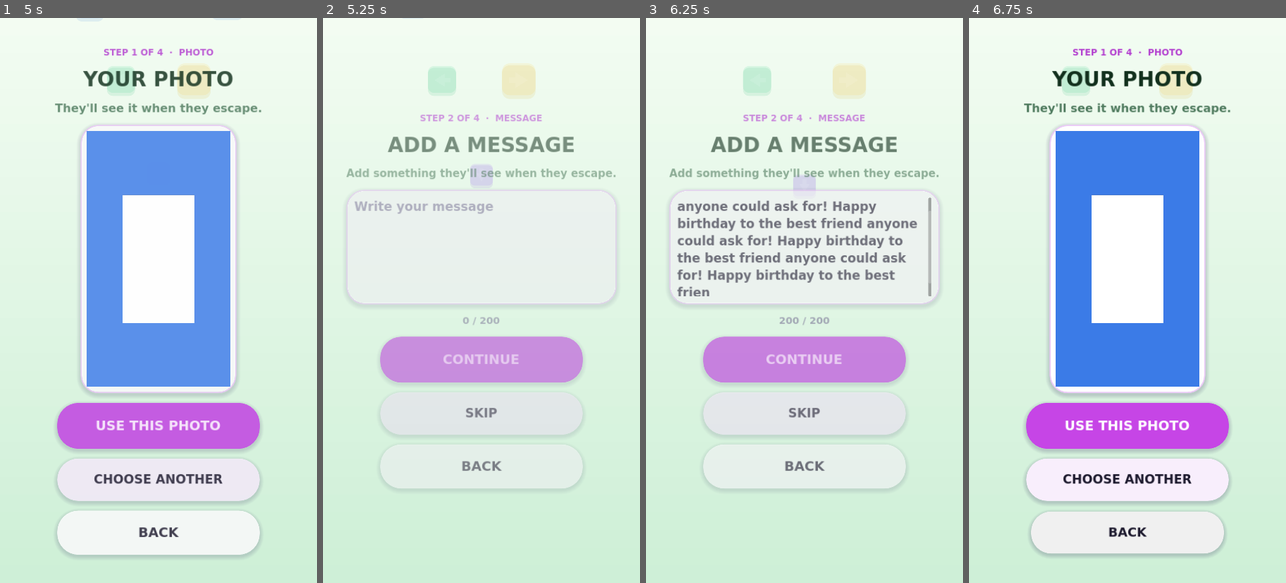
Above: before the commit, frames 1-4 (left to right).
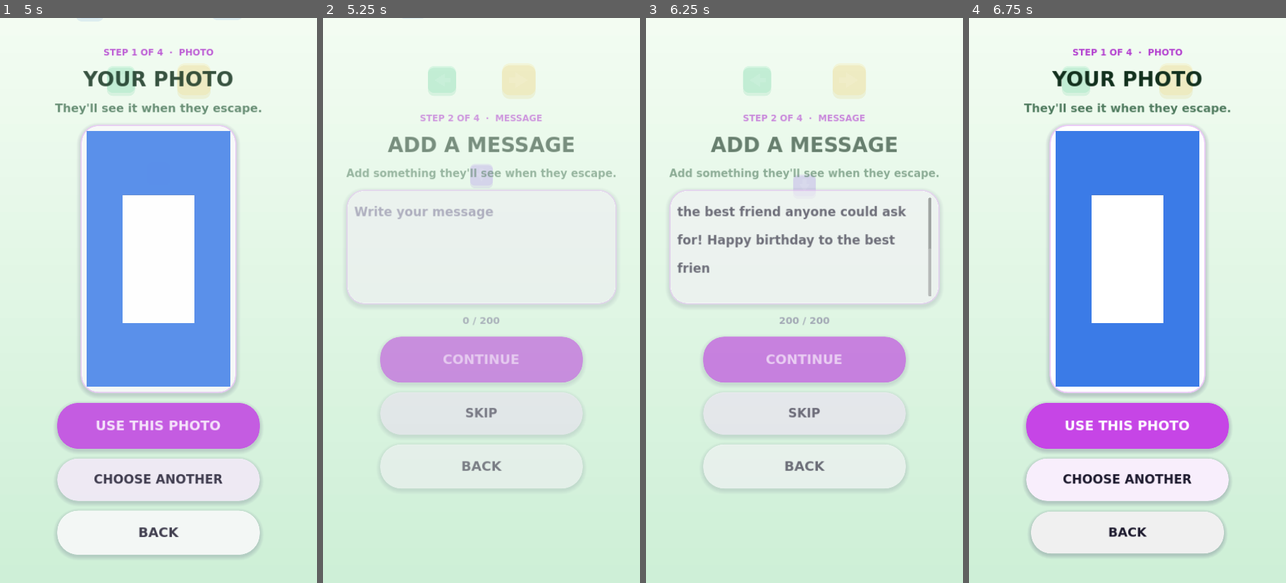
Above: after the commit, the same moments.

Repository: zaknounloay-bot/ChainEscape
Game: Godot game, scene res://tools/SocialSmoke.tscn
Two runs of this game, one before a commit and one after it. Both use one fixed random seed, a clock stepped at 60 frames per second and the inputs below. This scene is started directly instead of the project's main scene.
Inputs (mouse positions are in pixels of both pictures, inside the frame that each line leads up to):
- Up to frame 1 (5 s): click "CONTINUE - LEVEL 13" at 0.5 s; click "CONTINUE - LEVEL 13" at 1.25 s; click (28, 46) at 2.02 s; click (272, 97) at 2.75 s; click "LEVEL SELECT" at 3.5 s; tap Enter at 4.25 s; move the mouse to (228, 272) at 4.27 s; tap R at 4.35 s; click (228, 272) at 4.42 s
- Up to frame 2 (5.25 s): drag from (418, 328) to (465, 413) at 5.02 s
- Up to frame 3 (6.25 s): click (804, 215) at 5.75 s
- Up to frame 4 (6.75 s): move the mouse to (1159, 176) at 6.52 s; tap R at 6.6 s

Frame 1 is identical in both runs. In frame 2, 0.5% of the frame differs, in the area x 10-54%, y 32-36%; in frame 3, 4.2%, in the area x 9-86%, y 32-50%; in frame 4, nothing differs.

Commit message:
Social MVP 0.2A fix: personal messages in any language (Arabic, Hebrew, French...)
Root cause: the UI font is a SystemFont; on the Web build the browser gives
Godot no system fonts, so text falls back to the engine's Open Sans
(Latin / Greek / Cyrillic only) and Arabic / Hebrew drew as boxes.

- MessageText (scripts/social/message_text.gd): message-only copy of the
  UI font with bundled fallbacks Noto Sans Arabic + Noto Sans Hebrew
  SemiBold (WOFF2, ~60 KB, OFL). Shared UI font unchanged.
- Direction: Godot's ICU BiDi + HarfBuzz (TEXT_DIRECTION_AUTO per line);
  no manual reversing. Review quotes isolate each line (FSI/PDI).
- Applied to the message card, the desktop TextEdit and the Review
  message; reusable for the recipient reveal.
- SocialSmoke: coverage, direction and Arabic joining for EN / FR / HE /
  AR / mixed / numbers / RU on a Web-equivalent font (reproduces the bug
  without the fallbacks). Emoji remain unsupported (boxes), reported.

Co-Authored-By: Claude Opus 5.5 <noreply@anthropic.com>
Claude-Session: https://claude.ai/code/session_01GRm9VEFDvmwaGJVPJCdu91

Diff:
--- /dev/null
+++ b/scripts/social/message_text.gd
@@ -0,0 +1,65 @@
+class_name MessageText
+## Social: how a user-written personal message is drawn, in any language.
+## Used by every screen that shows the message (creator card and review
+## now, the recipient reveal later).
+##
+## Glyphs: the UI font (Palette.font) is a SystemFont. On the Web build the
+## browser gives Godot no access to system fonts, so it falls back to the
+## engine's built-in Open Sans (Latin, Greek, Cyrillic only). Messages get
+## their own copy of that font with bundled fallbacks for the scripts it
+## lacks (Arabic, Hebrew). The shared UI font is not changed.
+## To support another script later, add its font to FALLBACKS (order =
+## priority). Large ones (CJK, color emoji) should be loaded on demand
+## rather than bundled.
+##
+## Direction: Godot's text server (ICU BiDi + HarfBuzz) shapes Arabic and
+## orders mixed RTL / LTR text by the Unicode BiDi algorithm. Each line
+## takes its direction from its first strong letter (TEXT_DIRECTION_AUTO);
+## strings are never reversed by hand.
+
+const FALLBACKS := [
+	"res://assets/fonts/NotoSansArabic-SemiBold.woff2",
+	"res://assets/fonts/NotoSansHebrew-SemiBold.woff2",
+]
+## Unicode isolates: the message keeps its own direction inside the
+## quotes (U+2068 FIRST STRONG ISOLATE ... U+2069 POP DIRECTIONAL ISOLATE).
+static var FSI := String.chr(0x2068)
+static var PDI := String.chr(0x2069)
+
+static var _fonts: Dictionary = {}
+
+
+## The UI font of that weight plus the multilingual fallbacks.
+static func font(weight: int = 800) -> Font:
+	if _fonts.has(weight):
+		return _fonts[weight]
+	var f: Font = Palette.font(weight).duplicate()
+	var chain: Array[Font] = []
+	for path in FALLBACKS:
+		var fb := load(path) as Font
+		if fb:
+			chain.append(fb)
+	f.fallbacks = chain
+	_fonts[weight] = f
+	return f
+
+
+## Makes a Label ready for any personal message.
+static func apply(label: Label, weight: int = 800) -> void:
+	label.add_theme_font_override("font", font(weight))
+	label.text_direction = Control.TEXT_DIRECTION_AUTO
+	label.language = ""  # detected per run by the text server
+
+
+static func apply_edit(edit: TextEdit, weight: int = 800) -> void:
+	edit.add_theme_font_override("font", font(weight))
+	edit.text_direction = Control.TEXT_DIRECTION_AUTO
+
+
+## The message in quotes; the message itself is isolated, so an Arabic or
+## Hebrew message stays right-to-left while the quote marks stay in place.
+static func quoted(message: String) -> String:
+	var lines := message.split("\n")
+	for i in lines.size():
+		lines[i] = FSI + lines[i] + PDI
+	return "“" + "\n".join(lines) + "”"
--- a/scripts/social/reveal_creator.gd
+++ b/scripts/social/reveal_creator.gd
@@ -393,6 +393,7 @@
 		card.custom_minimum_size = Vector2(WIDTH, 260)
 		card.pressed.connect(func(): AudioManager.play_ui_tap())
 		_message_text = _label("", 28, Palette.TEXT, 800)
+		MessageText.apply(_message_text)  # any language, RTL / LTR
 		_message_text.autowrap_mode = TextServer.AUTOWRAP_WORD_SMART
 		_message_text.vertical_alignment = VERTICAL_ALIGNMENT_CENTER
 		_message_text.max_lines_visible = CreatorSession.MESSAGE_MAX_LINES
@@ -413,7 +414,7 @@
 		_message_edit.name = "MessageEdit"
 		_message_edit.placeholder_text = "Write your message"
 		_message_edit.wrap_mode = TextEdit.LINE_WRAPPING_BOUNDARY
-		_message_edit.add_theme_font_override("font", Palette.font(800))
+		MessageText.apply_edit(_message_edit)  # any language, RTL / LTR
 		_message_edit.add_theme_font_size_override("font_size", 28)
 		_message_edit.add_theme_color_override("font_color", Palette.TEXT)
 		_message_edit.add_theme_color_override("font_placeholder_color", Palette.TEXT_SOFT)
@@ -601,6 +602,7 @@
 	inner.add_child(_review_no_photo)
 	# The whole message fits: 200 characters wrap to at most 8 lines here.
 	_review_message = _label("", 24, Palette.TEXT, 800)
+	MessageText.apply(_review_message)  # any language, RTL / LTR
 	_review_message.name = "ReviewMessage"
 	_review_message.autowrap_mode = TextServer.AUTOWRAP_WORD_SMART
 	_review_message.custom_minimum_size = Vector2(WIDTH - 60.0, 0)
@@ -647,7 +649,7 @@
 		var img := Vector2(session.image_size)
 		var s := minf(WIDTH * 0.8 / img.x, max_h / img.y)
 		_review_photo.custom_minimum_size = (img * s).floor()
-	_review_message.text = ("“%s”" % session.message) if session.has_message() else "No message"
+	_review_message.text = MessageText.quoted(session.message) if session.has_message() else "No message"
 	_review_message.add_theme_color_override("font_color", Palette.TEXT if session.has_message() else Palette.TEXT_SOFT)
 	_review_difficulty.text = "DIFFICULTY  ·  %s" % DIFFICULTY_TEXT.get(session.difficulty, ["NOT CHOSEN"])[0]
 	var errors := session.validate()
--- a/tools/social_smoke.gd
+++ b/tools/social_smoke.gd
@@ -148,6 +148,7 @@
 ## desktop dialog deliver them).
 func _test_reveal_creator(social: SocialScreen) -> void:
 	_test_session_rules()
+	_test_multilingual()
 	var cr: RevealCreator = social.creator
 	var wide := _test_jpeg(1600, 900, Color("#E8703A"))
 	var tall := _test_jpeg(900, 1600, Color("#3A7BE8"))
@@ -288,6 +289,75 @@
 	await _wait(0.8)
 
 
+## Personal messages in any language (0.2A fix). Shapes each sample with
+## the message font as the Web build has it (engine font + bundled
+## fallbacks, no system fonts): every glyph found, the right direction,
+## Arabic letters joined.
+const MESSAGES := {
+	"en": ["Happy Birthday!", TextServer.DIRECTION_LTR],
+	"fr": ["Joyeux anniversaire! Très belle journée. é è ê ë à â ç ù û ô ï", TextServer.DIRECTION_LTR],
+	"he": ["מזל טוב! יום הולדת שמח", TextServer.DIRECTION_RTL],
+	"ar": ["كل عام وأنت بخير", TextServer.DIRECTION_RTL],
+	"en+ar": ["Happy Birthday أحمد", TextServer.DIRECTION_LTR],
+	"he+en": ["מזל טוב Loay", TextServer.DIRECTION_RTL],
+	"fr+ar": ["Bonjour أحمد", TextServer.DIRECTION_LTR],
+	"ar-num": ["عمرك ٣٠ سنة! (30) مبروك، يا صديقي؟", TextServer.DIRECTION_RTL],
+	"he-num": ["שלום, מה שלומך? 123! (בדיוק)", TextServer.DIRECTION_RTL],
+	"ru": ["С днём рождения!", TextServer.DIRECTION_LTR],
+}
+
+
+func _test_multilingual() -> void:
+	var ts := TextServerManager.get_primary_interface()
+	_check(ts.has_feature(TextServer.FEATURE_BIDI_LAYOUT) and ts.has_feature(TextServer.FEATURE_SHAPING), "text server has BiDi + shaping (%s)" % ts.get_name())
+	# As on the Web: the engine font plus the bundled fallbacks, and no
+	# system fonts to fall back on.
+	var web_font: FontFile = ThemeDB.fallback_font.duplicate()
+	web_font.allow_system_fallback = false
+	var chain: Array[Font] = []
+	for fb: FontFile in MessageText.font().fallbacks:
+		var c: FontFile = fb.duplicate()
+		c.allow_system_fallback = false
+		chain.append(c)
+	web_font.fallbacks = chain
+	var plain: FontFile = ThemeDB.fallback_font.duplicate()
+	plain.allow_system_fallback = false
+	_check(_shape(TextServerManager.get_primary_interface(), plain, "كل عام وأنت بخير")["missing"] > 0,
+			"without the fallbacks, Arabic is missing on the Web font (the reported bug)")
+	_check(web_font.fallbacks.size() == 2, "message font carries the Arabic + Hebrew fallbacks")
+	_check(Palette.font(800).fallbacks.is_empty(), "the shared UI font is unchanged (no fallbacks added)")
+	for key in MESSAGES:
+		var text: String = MESSAGES[key][0]
+		var r := _shape(ts, web_font, text)
+		_check(r["missing"] == 0, "%s: every glyph found (%d missing)" % [key, r["missing"]])
+		_check(r["dir"] == MESSAGES[key][1], "%s: direction %s" % [key, "RTL" if MESSAGES[key][1] == TextServer.DIRECTION_RTL else "LTR"])
+	# Arabic joining: a letter inside a word uses a different (joined) glyph
+	# than the same letter alone.
+	var alone: int = _shape(ts, web_font, "ع")["glyphs"][0]["index"]
+	var joined: Array = _shape(ts, web_font, "عام")["glyphs"]
+	_check(joined.any(func(g): return g["index"] != alone) and joined.all(func(g): return g["index"] != alone), "Arabic letters are shaped (joined forms)")
+	var emoji := _shape(ts, web_font, "🎉❤️")
+	print("emoji on the Web font: %d of %d glyphs missing (drawn as boxes)" % [emoji["missing"], emoji["glyphs"].size()])
+	# Quoting isolates the message and never drops a character.
+	var q := MessageText.quoted("a\nb")
+	_check(q.begins_with("\u201C") and q.ends_with("\u201D") and q.count(String.chr(0x2068)) == 2 and q.count(String.chr(0x2069)) == 2, "quoted() isolates every line")
+	_check(_shape(ts, web_font, MessageText.quoted("كل عام وأنت بخير"))["missing"] == 0, "isolate marks are invisible (no boxes)")
+
+
+func _shape(ts: TextServer, f: Font, text: String) -> Dictionary:
+	var rid := ts.create_shaped_text()
+	ts.shaped_text_add_string(rid, text, f.get_rids(), 30)
+	ts.shaped_text_shape(rid)
+	var glyphs := ts.shaped_text_get_glyphs(rid)
+	var missing := 0
+	for g in glyphs:
+		if not (g["font_rid"] as RID).is_valid() and (g["flags"] & TextServer.GRAPHEME_IS_VIRTUAL) == 0:
+			missing += 1
+	var out := {"glyphs": glyphs, "missing": missing, "dir": ts.shaped_text_get_inferred_direction(rid)}
+	ts.free_rid(rid)
+	return out
+
+
 func _test_session_rules() -> void:
 	var s := CreatorSession.new()
 	_check(s.validate().has("nothing_to_reveal") and s.validate().has("difficulty"), "an empty session cannot be created")
Binary file added: assets/fonts/NotoSansArabic-SemiBold.woff2
Not shown, added: assets/fonts/NotoSansArabic-SemiBold.woff2.import
Binary file added: assets/fonts/NotoSansHebrew-SemiBold.woff2
Not shown, added: assets/fonts/NotoSansHebrew-SemiBold.woff2.import
Not shown, added: assets/fonts/OFL.txt
Not shown, changed: README.md
Not shown, added: assets/fonts/README.md
